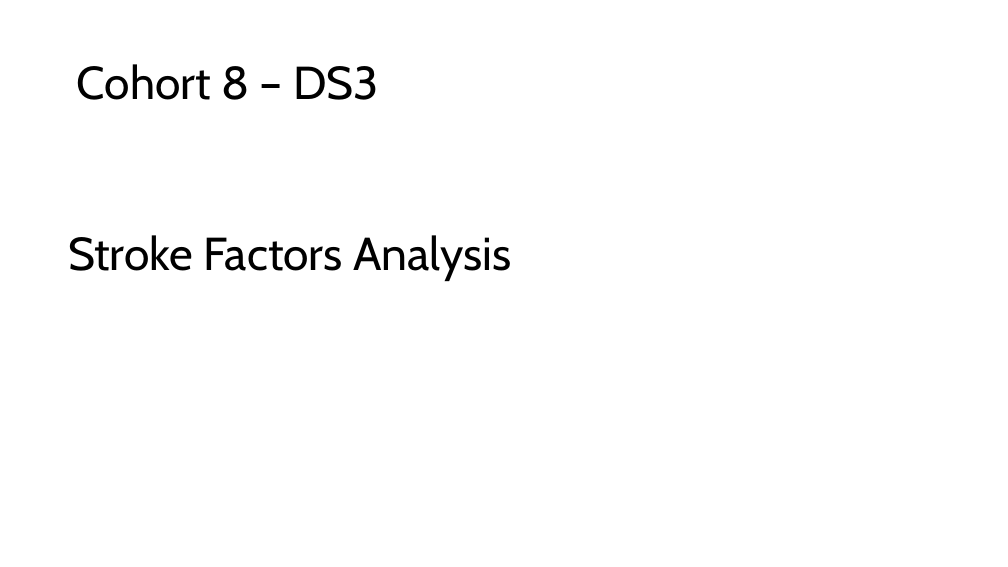
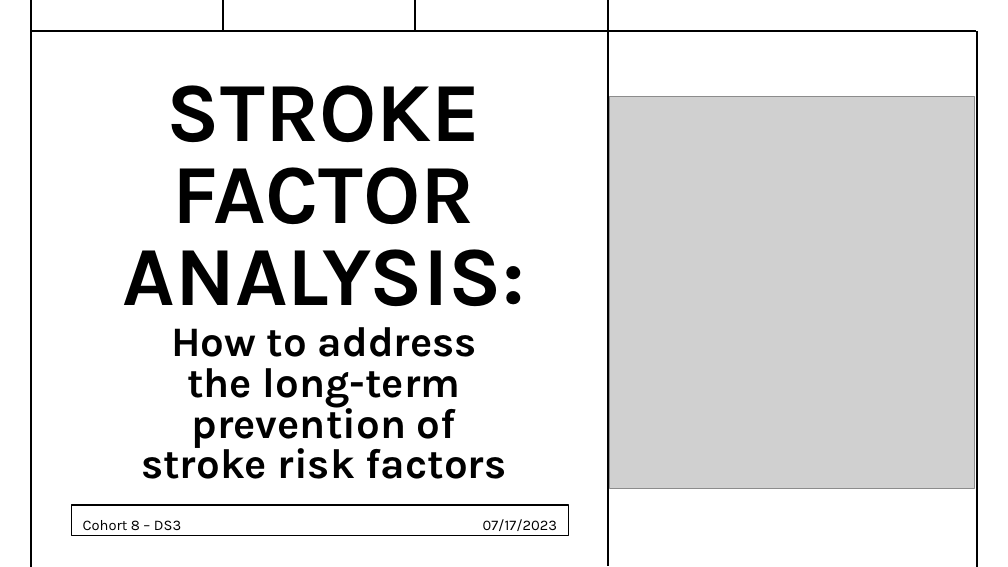
Before and after one commit to adnt01/stroke_factors_analysis, a slide deck: slide 1 of report_and_presentation/Cohort8_DS3_Presentation.pptx. Drawn at 1008x567 pixels with LibreOffice and Linux fonts; fonts in the diff are those of the drawing; grey boxes stand for pictures; background and template pictures are left out. Boxes give left, top, right and bottom in pixels: in the first picture for what was removed or moved away, otherwise in the second. Text is boxed around its words. In the diff, an @@ line names an element or a change of style, - is before the commit and + after.

```diff
--- a/report_and_presentation/Cohort8_DS3_Presentation.pptx
+++ b/report_and_presentation/Cohort8_DS3_Presentation.pptx
@@ line added from (31, 567) to (31, 0), #000000 1.5 pt @@
@@ line added from (223, 32) to (223, 0), #000000 1.5 pt @@
@@ line added from (415, 32) to (415, 0), #000000 1.5 pt @@
@@ line added from (608, 566) to (608, 0), #000000 1.5 pt @@
@@ line added from (976, 31) to (31, 31), #000000 1.5 pt @@
@@ line added from (977, 567) to (977, 30), #000000 1.5 pt @@
@@ text "STROKE FACTOR" at <box>123,85,525,306</box>: vertical alignment middle to top @@
@@ text at <box>123,85,525,306</box>: text changed; size 44 to 80 pt; font Cabin to Karla; bold on @@
-Stroke Factors Analysis
+STROKE FACTOR
+ANALYSIS:
@@ picture added at <box>610,97,975,489</box> @@
@@ text added at <box>141,327,506,479</box>, 40 pt, text #000000, bold @@
+How to address the long-term prevention of stroke risk factors
@@ freeform shape added at <box>72,505,569,535</box>, outline #000000 1.5 pt @@
@@ text "Cohort 8 – DS3": place and size @@
-text "Cohort 8 – DS3" at <box>77,64,379,100</box>
+text "Cohort 8 – DS3" at <box>83,520,181,530</box>
@@ text "Cohort 8 – DS3" at <box>83,520,181,530</box>: size 44 to 14 pt, font Cabin to Karla; line spacing 0.9 to 1.4; vertical alignment middle to top @@
@@ text added at <box>483,519,558,531</box>, 14 pt, text #000000 @@
+07/17/2023
```
Also in this commit, not shown: 4 other slides changed, 7 slides added, 6 slides removed.
